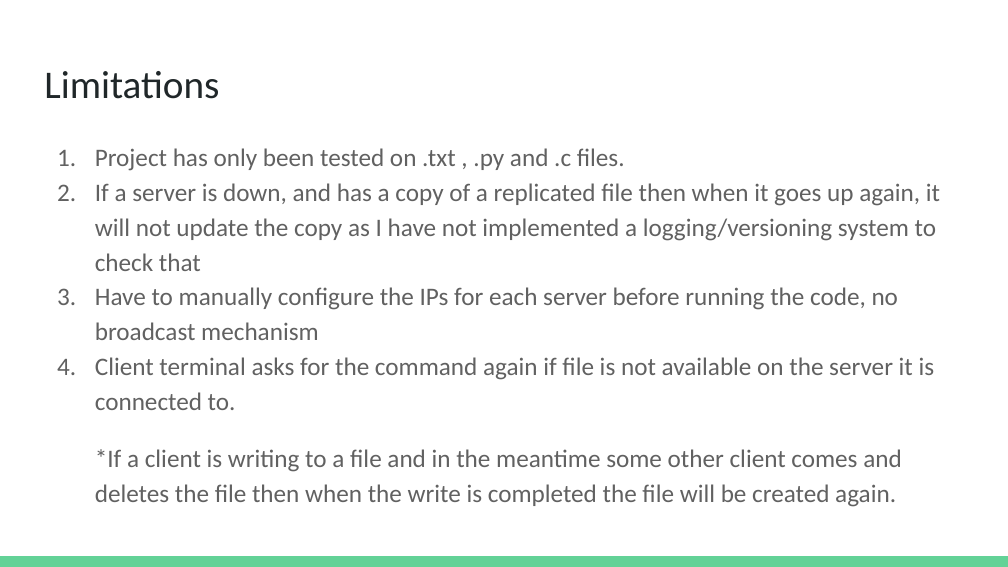
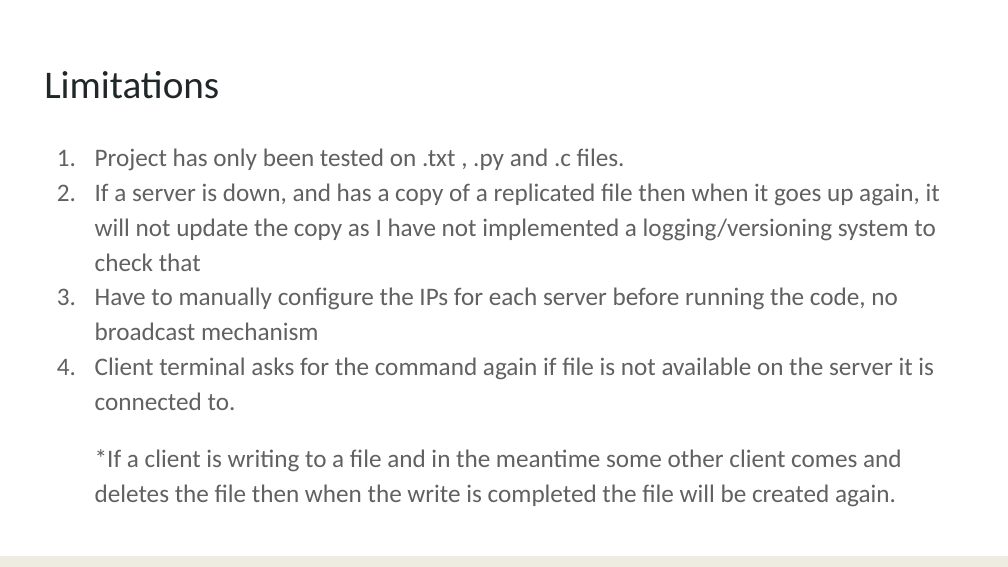
Before and after one commit to hasanimran96/Project-Distributed-File-System, a slide deck: slide 5 of DOS PROJECT PRESENTATION.pptx. Drawn at 1008x567 pixels with LibreOffice and Linux fonts; fonts in the diff are those of the drawing. Boxes give left, top, right and bottom in pixels: in the first picture for what was removed or moved away, otherwise in the second. Text is boxed around its words. In the diff, an @@ line names an element or a change of style, - is before the commit and + after.

```diff
--- a/DOS PROJECT PRESENTATION.pptx
+++ b/DOS PROJECT PRESENTATION.pptx
@@ rectangle at (0,556,1008,567): fill #63D297 to #EEECE1 @@
```
Also in this commit, not shown: 5 other slides changed.
